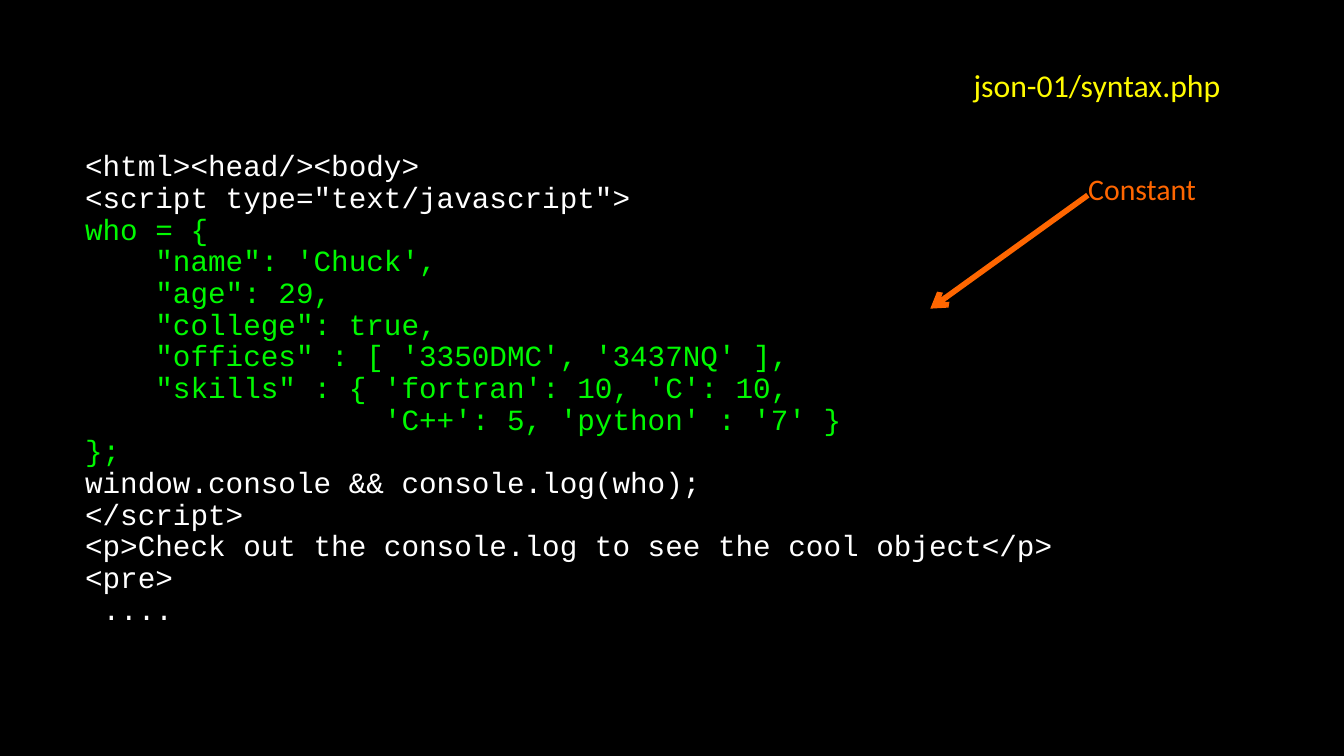
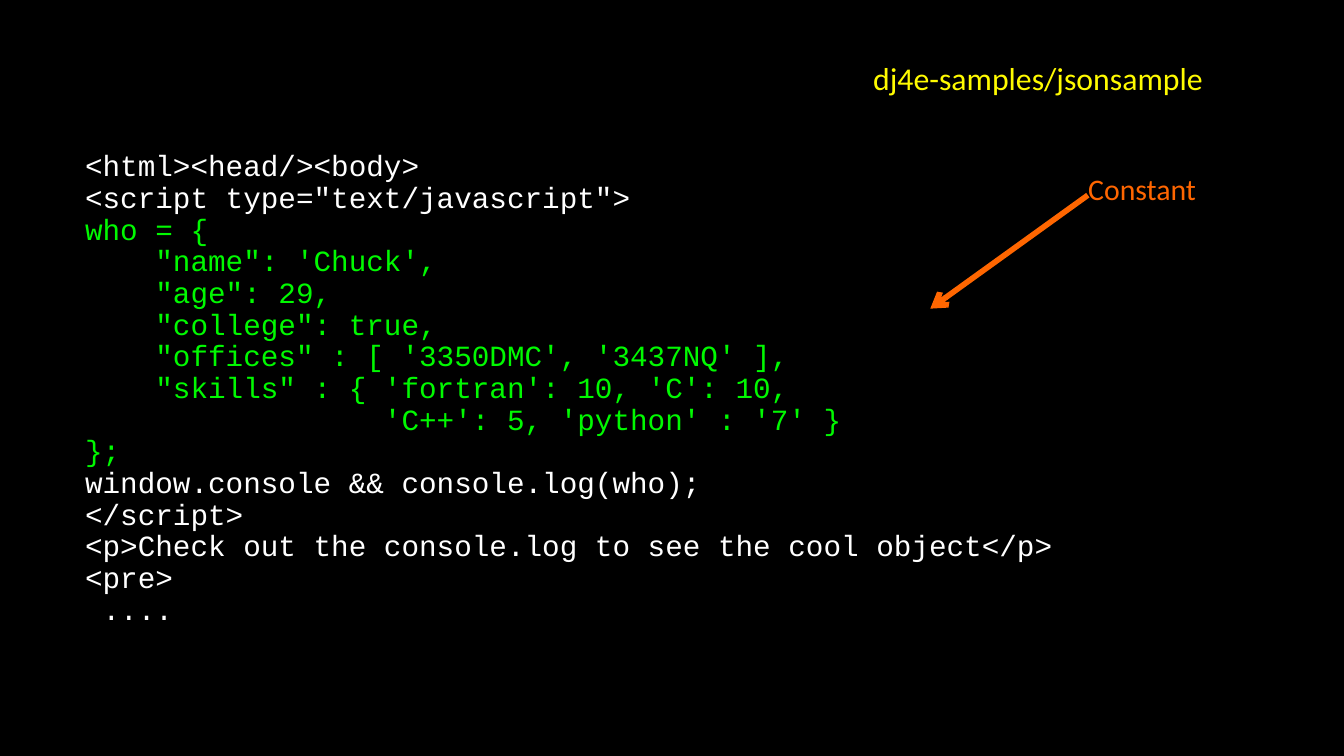
Before and after one commit to csev/dj4e, a slide deck: slide 10 of lectures/JS-04-JSON.ppt (slide 11 before the commit). Drawn at 1344x756 pixels with LibreOffice and Linux fonts; fonts in the diff are those of the drawing. Boxes give left, top, right and bottom in pixels: in the first picture for what was removed or moved away, otherwise in the second. Text is boxed around its words. In the diff, an @@ line names an element or a change of style, - is before the commit and + after.

Commit message:
json progress

```diff
--- a/lectures/JS-04-JSON.ppt
+++ b/lectures/JS-04-JSON.ppt
@@ free added at box(814, 56, 1261, 106), 17 pt, text #FFFB00 @@
+dj4e-samples/jsonsample
@@ free removed at box(874, 62, 1320, 112) @@
-json-01/syntax.php
```
Also in this commit, not shown: 4 other slides changed, 2 slides removed, 18 other files.
